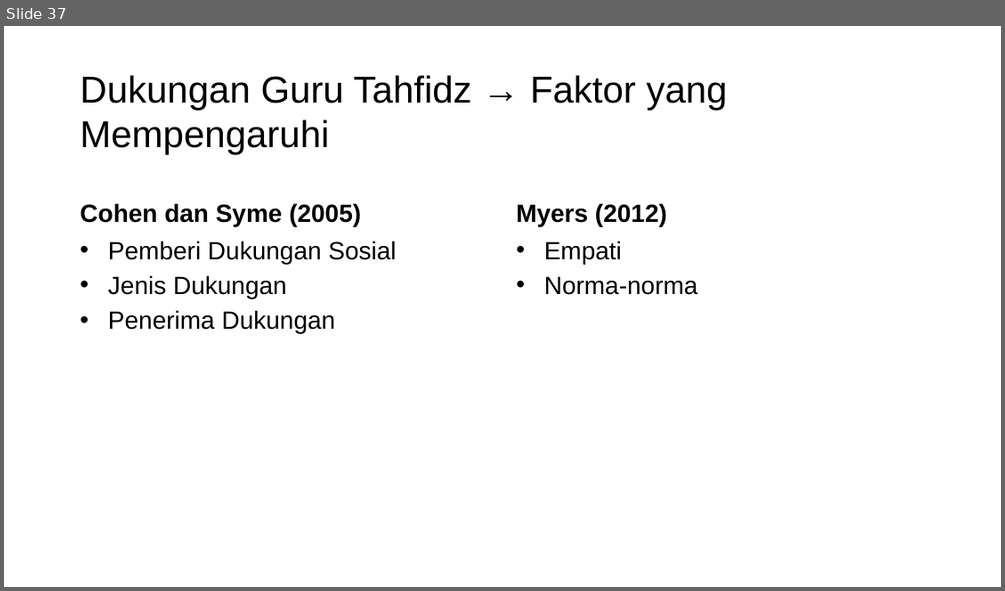
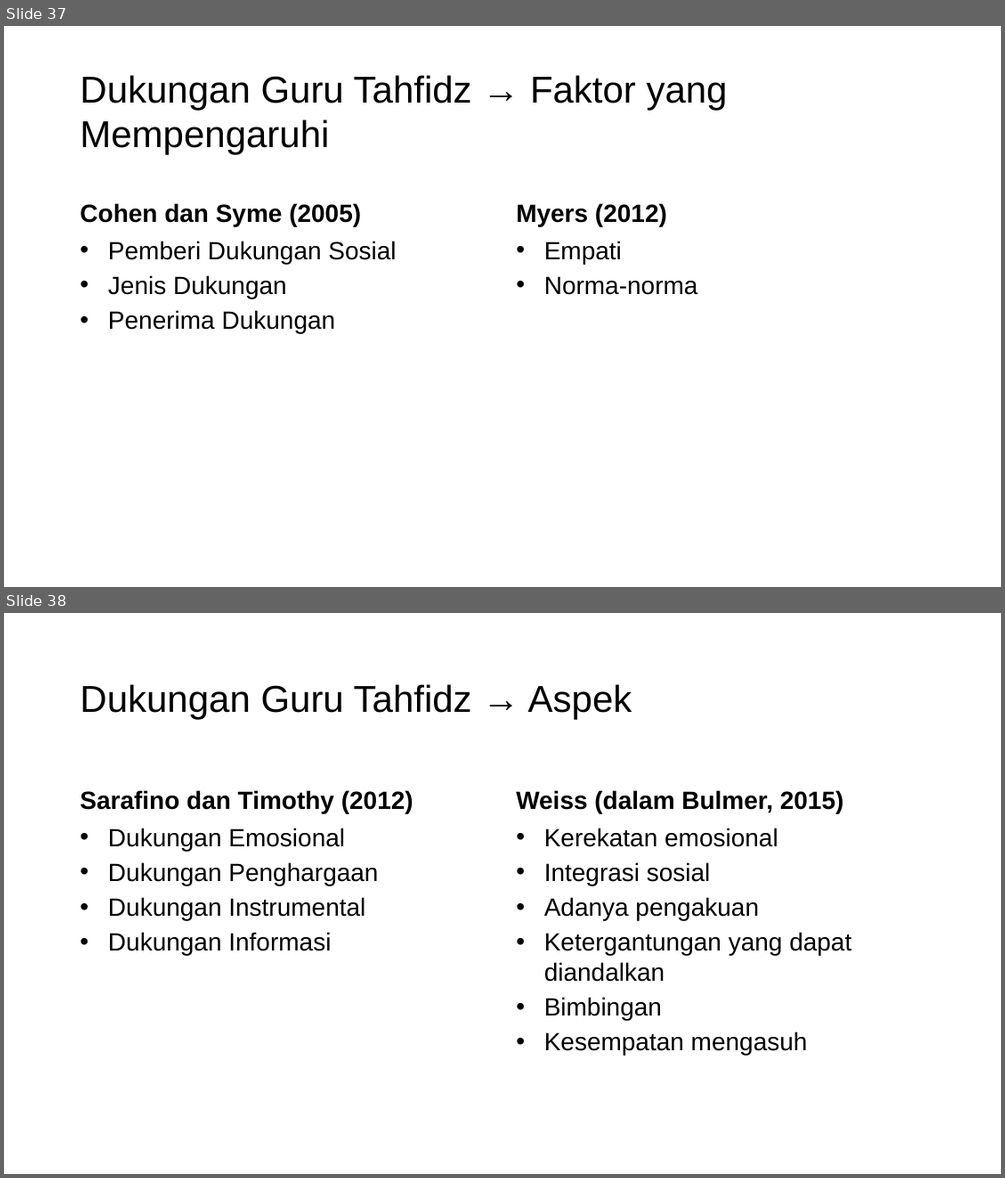
Before and after one commit to mzaini30/skripsi, a slide deck: seminar proposal.pptx. Shown one above the other, each under a label of ours: slide 37 before the commit, slides 37 and 38 after it. The pictures are 1005x591 and 1005x1178 pixels, drawn with LibreOffice and Linux fonts; fonts in the diff are those of the drawing; background and template pictures are left out. Boxes give left, top, right and bottom in pixels: in the first picture for what was removed or moved away, otherwise in the second. Text is boxed around its words. In the diff, an @@ line names an element or a change of style, - is before the commit and + after.

```diff
--- a/seminar proposal.pptx
+++ b/seminar proposal.pptx
@@ slide 38 added at (4,613,1001,1174), background picture (left out) @@
@@ title added at (80,684,632,719), 36 pt, text #000000 @@
+Dukungan Guru Tahfidz → Aspek
@@ text added at (80,790,413,813), 24 pt, text #000000, bold @@
+Sarafino dan Timothy (2012)
@@ text added at (516,790,844,813), 24 pt, text #000000, bold @@
+Weiss (dalam Bulmer, 2015)
@@ text added at (108,827,378,956), 24 pt, text #000000 @@
+• Dukungan Emosional
+• Dukungan Penghargaan
+• Dukungan Instrumental
+• Dukungan Informasi
@@ text added at (544,827,851,1054), 24 pt, text #000000 @@
+• Kerekatan emosional
+• Integrasi sosial
+• Adanya pengakuan
+• Ketergantungan yang dapat diandalkan
+• Bimbingan
+• Kesempatan mengasuh
```
Also in this commit, not shown: 1 other slide added, 2 other files.
